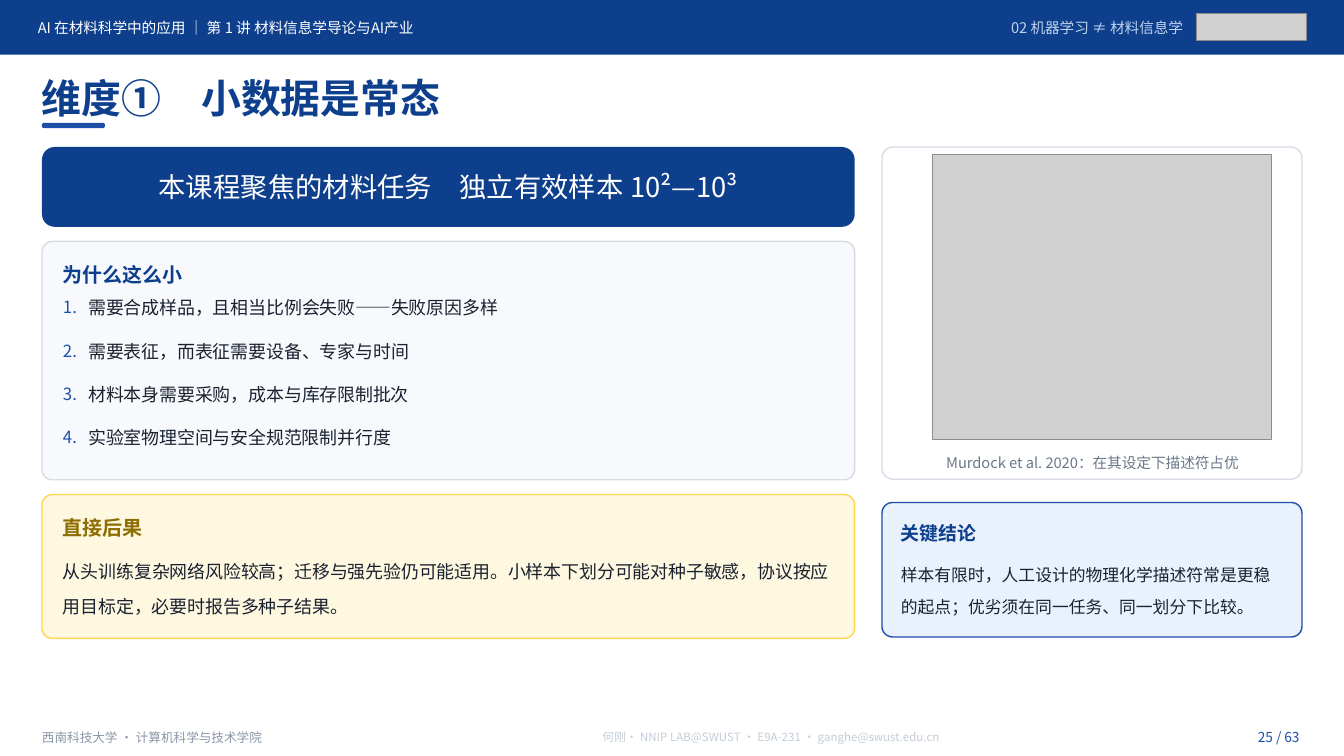
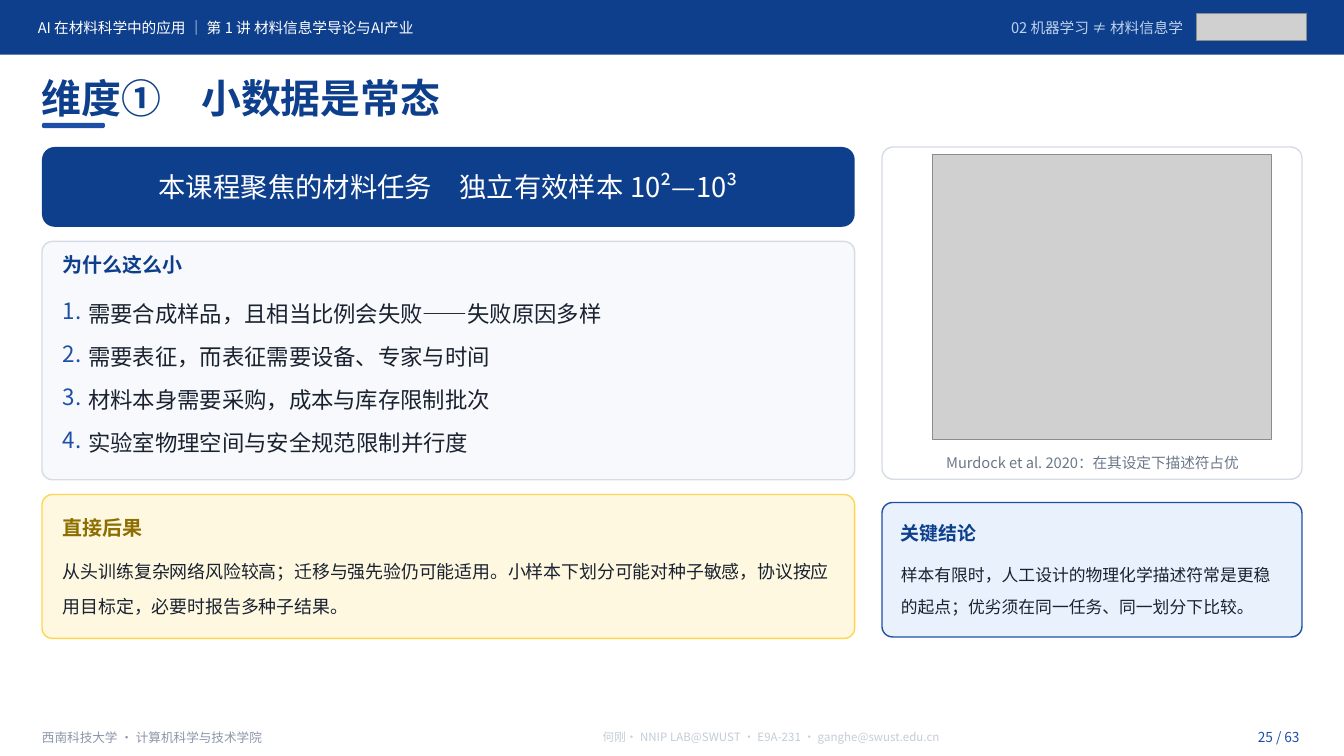
Before and after one commit to cosfrist/Applications-of-Artificial-Intelligence-in-Materials-Science-SWUST, a slide deck: slide 25 of lectures/01-材料信息学导论与AI产业/AI在材料科学中的应用-第1讲 材料信息学导论与AI产业-V5.pptx. Drawn at 1344x756 pixels with LibreOffice and Linux fonts; fonts in the diff are those of the drawing; grey boxes stand for pictures. Boxes give left, top, right and bottom in pixels: in the first picture for what was removed or moved away, otherwise in the second. Text is boxed around its words. In the diff, an @@ line names an element or a change of style, - is before the commit and + after.

```diff
--- a/lectures/01-材料信息学导论与AI产业/AI在材料科学中的应用-第1讲 材料信息学导论与AI产业-V5.pptx
+++ b/lectures/01-材料信息学导论与AI产业/AI在材料科学中的应用-第1讲 材料信息学导论与AI产业-V5.pptx
@@ text "为什么这么小": place and size @@
-text "为什么这么小" at <box>63,265,183,284</box>
+text "为什么这么小" at <box>63,255,183,274</box>
@@ size 12.8 to 16 pt in 4 elements at <box>88,303,601,324</box>, <box>88,346,490,367</box>, <box>88,389,490,410</box>, <box>88,432,468,453</box> @@
@@ size 12 to 16 pt in 4 elements at <box>63,302,82,319</box>, <box>63,345,82,362</box>, <box>63,388,82,406</box>, <box>63,431,82,448</box> @@
```
Also in this commit, not shown: 7 other slides changed, 24 other files.
